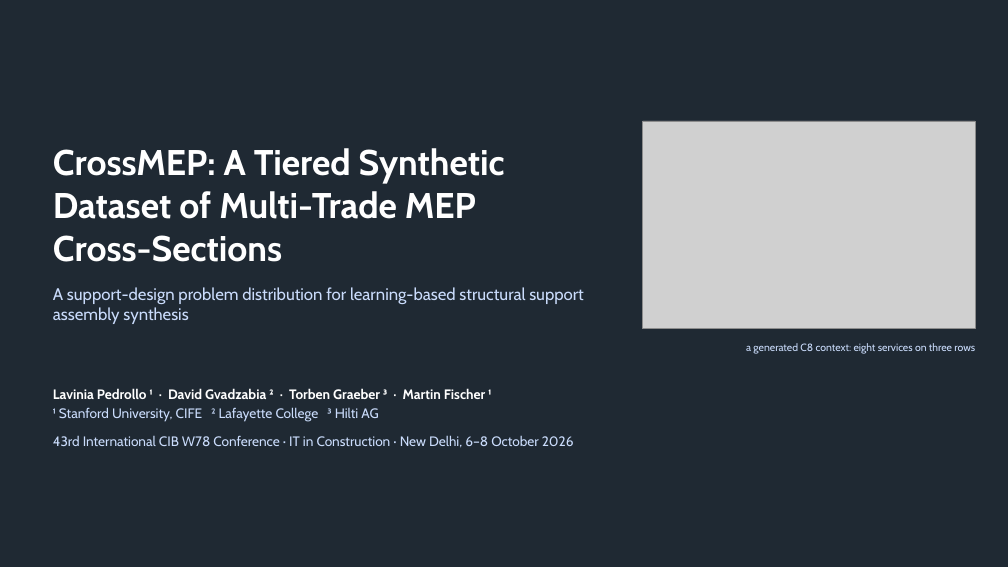
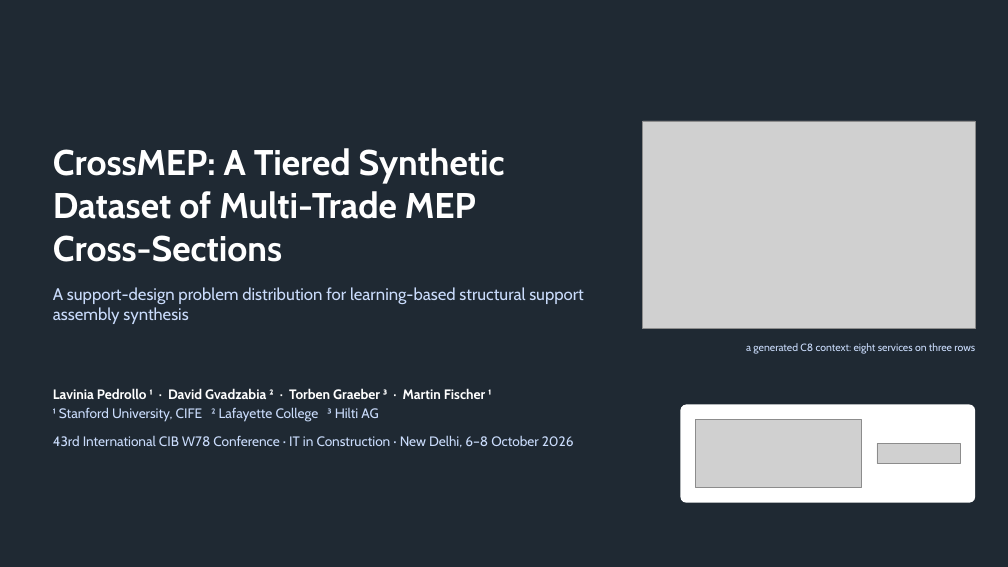
Before and after one commit to lavinia-ped/CrossMEP_Dataset, a slide deck: slide 1 of docs/CrossMEP_CIBW78_talk.pptx. Drawn at 1008x567 pixels with LibreOffice and Linux fonts; fonts in the diff are those of the drawing; grey boxes stand for pictures. Boxes give left, top, right and bottom in pixels: in the first picture for what was removed or moved away, otherwise in the second. Text is boxed around its words. In the diff, an @@ line names an element or a change of style, - is before the commit and + after.

```diff
--- a/docs/CrossMEP_CIBW78_talk.pptx
+++ b/docs/CrossMEP_CIBW78_talk.pptx
@@ rounded rectangle added at (681,405,975,503), fill #FFFFFF @@
@@ picture added at (696,420,862,487) @@
@@ picture added at (877,444,960,464) @@
```
Also in this commit, not shown: 5 other slides changed, 7 other files.
